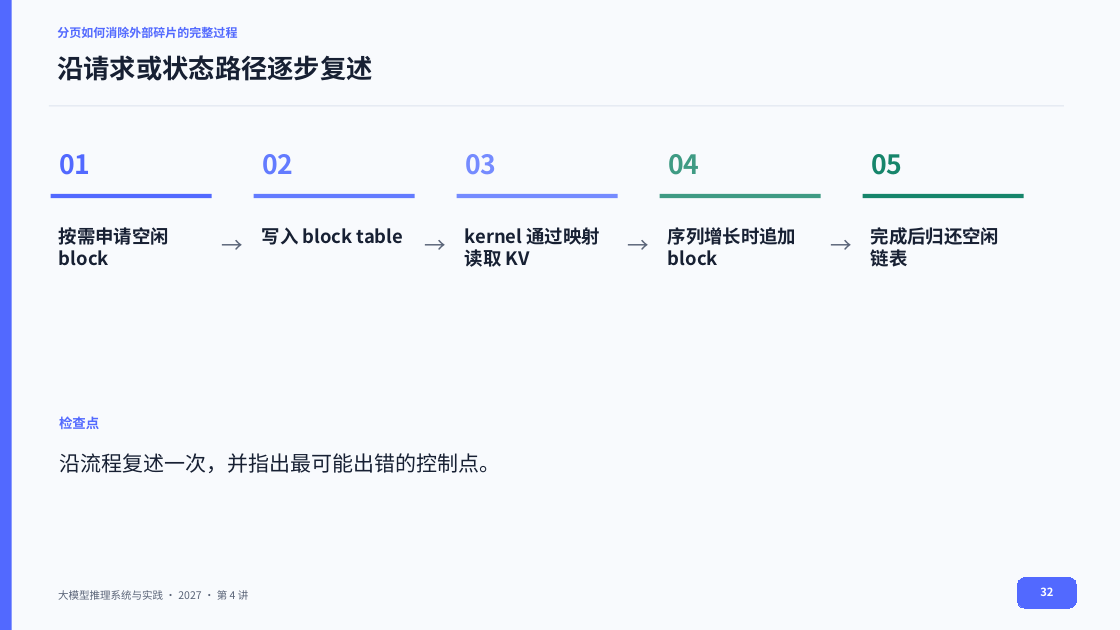
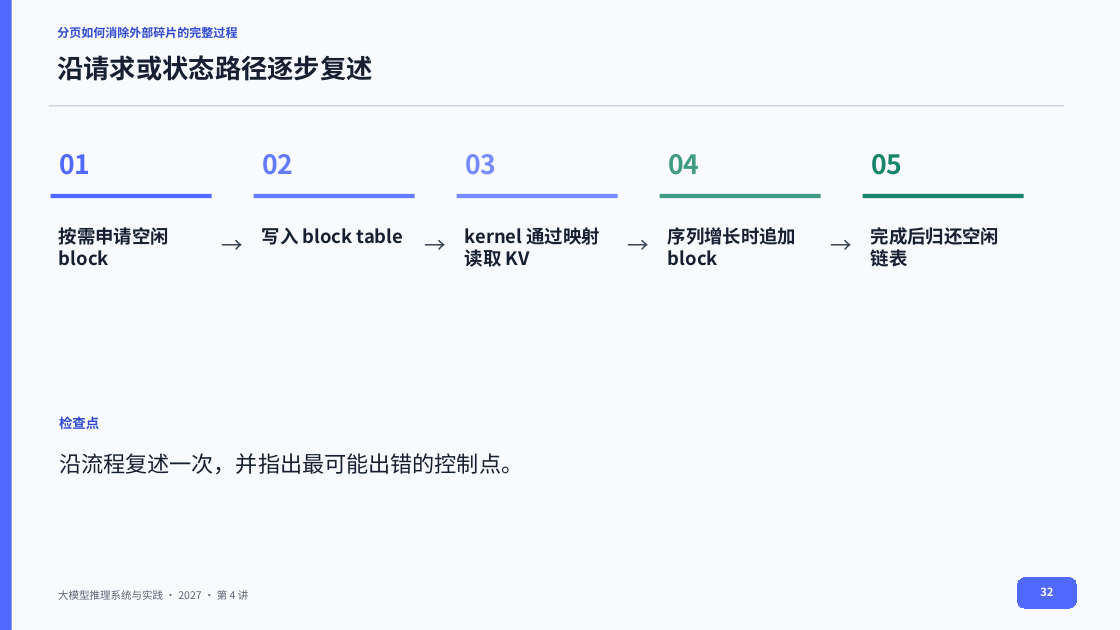
Before and after one commit to vLLM-HUST/intro-to-llm-inference-engines, a slide deck: slide 32 of build/slides/2027/lectures-8-pptx/第04讲_KV缓存与状态管理.pptx. Drawn at 1120x630 pixels with LibreOffice and Linux fonts; fonts in the diff are those of the drawing. Boxes give left, top, right and bottom in pixels: in the first picture for what was removed or moved away, otherwise in the second. Text is boxed around its words. In the diff, an @@ line names an element or a change of style, - is before the commit and + after.

```diff
--- a/build/slides/2027/lectures-8-pptx/第04讲_KV缓存与状态管理.pptx
+++ b/build/slides/2027/lectures-8-pptx/第04讲_KV缓存与状态管理.pptx
@@ text "分页如何消除外部碎片的完整过程" at (57, 27, 237, 38): text colour #5269FF to #2F49D1 @@
@@ line (49, 106) - (1065, 106): stroke #DDE3EE 0.75 pt to #B7C2D3 0.94 pt @@
@@ text colour #5A6478 to #344054 in 4 elements at (213, 228, 252, 263), (417, 228, 455, 263), (620, 228, 659, 263), (823, 228, 861, 263) @@
@@ text "检查点" at (59, 416, 99, 429): text colour #5269FF to #2F49D1 @@
@@ text "沿流程复述一次，并指出最可能出错的控制点。" at (59, 453, 523, 474): size 18 to 19 pt @@
```
Also in this commit, not shown: 41 other slides changed, 25 other files.
